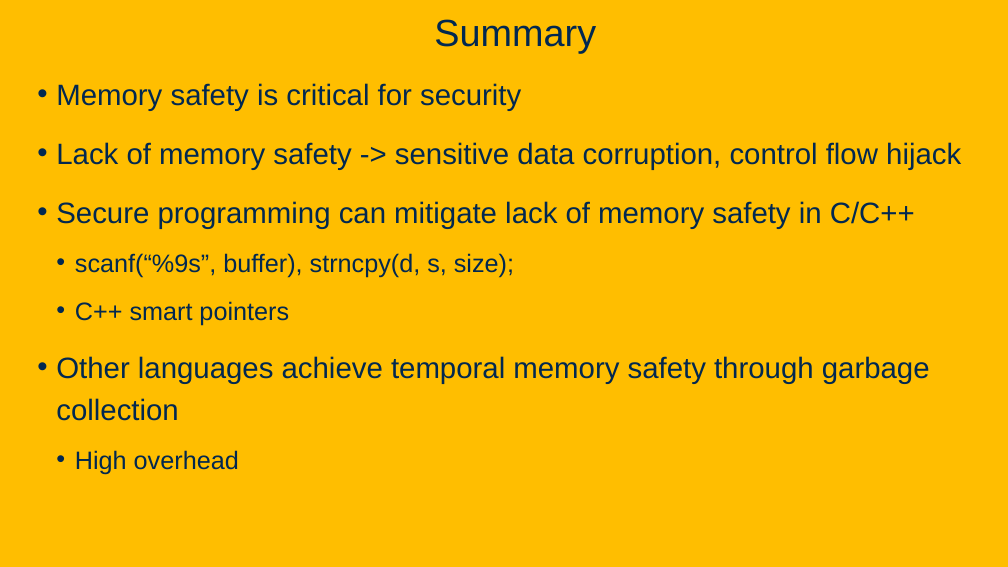
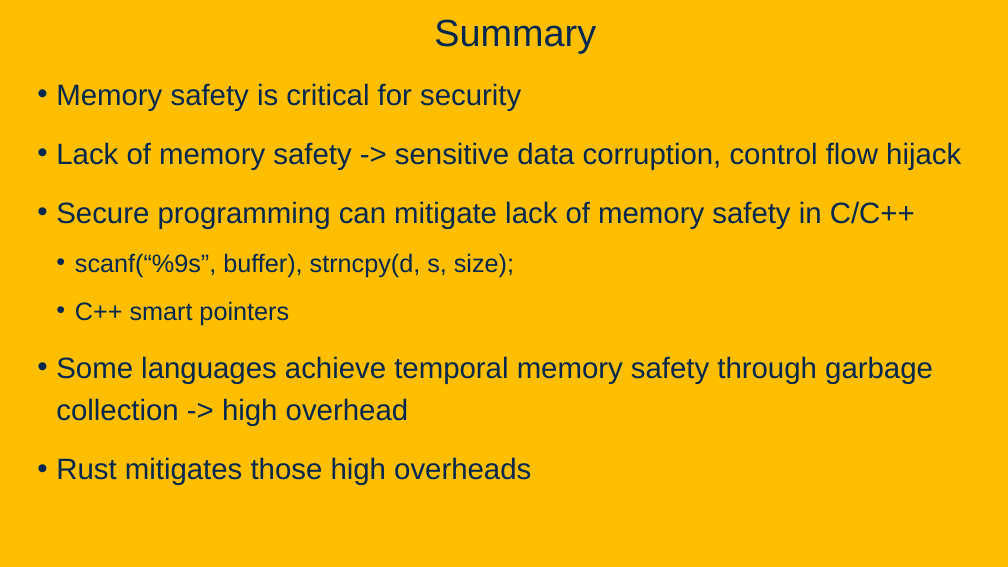
Before and after one commit to davsec-teaching/ecs160-f25, a slide deck: slide 159 of slides/9_software_security.pptx (slide 147 before the commit). Drawn at 1008x567 pixels with LibreOffice and Linux fonts; fonts in the diff are those of the drawing; background and template pictures are left out. Boxes give left, top, right and bottom in pixels: in the first picture for what was removed or moved away, otherwise in the second. Text is boxed around its words. In the diff, an @@ line names an element or a change of style, - is before the commit and + after.

Commit message:
update slides

```diff
--- a/slides/9_software_security.pptx
+++ b/slides/9_software_security.pptx
@@ text at [56,356,933,485]: text changed @@
-• Other languages achieve temporal memory safety through garbage collection
-  • High overhead
+• Some languages achieve temporal memory safety through garbage collection -> high overhead
+• Rust mitigates those high overheads
```
Also in this commit, not shown: 13 slides added, 1 slide removed.
